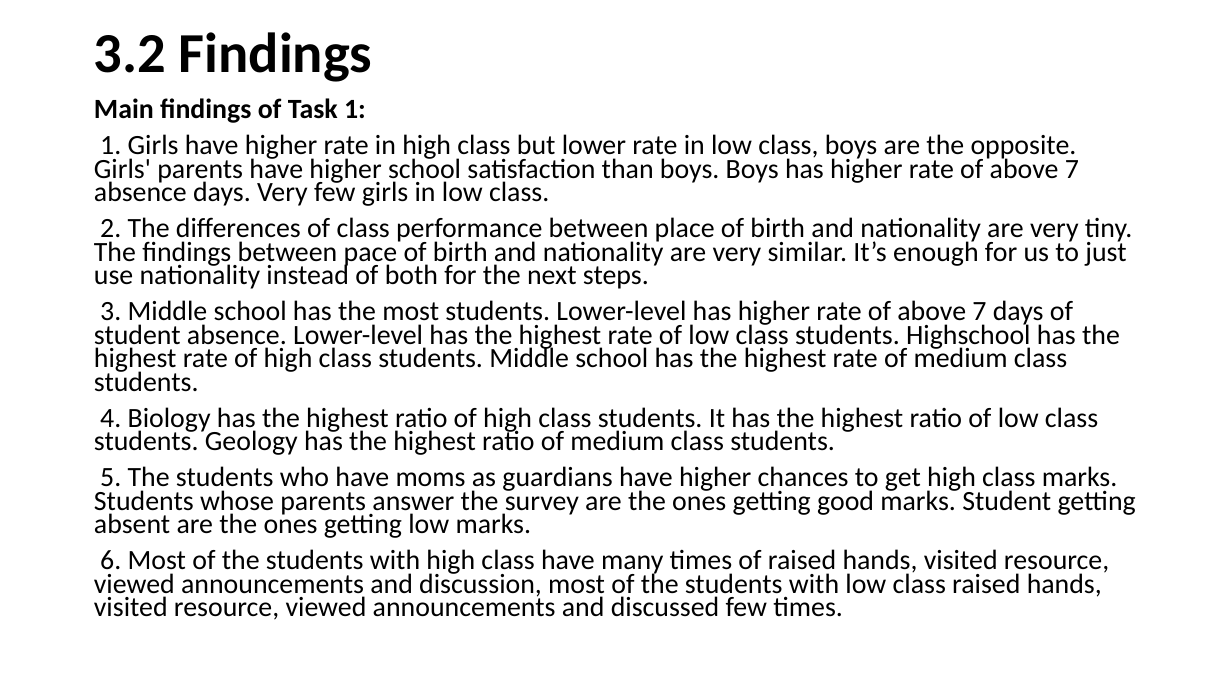
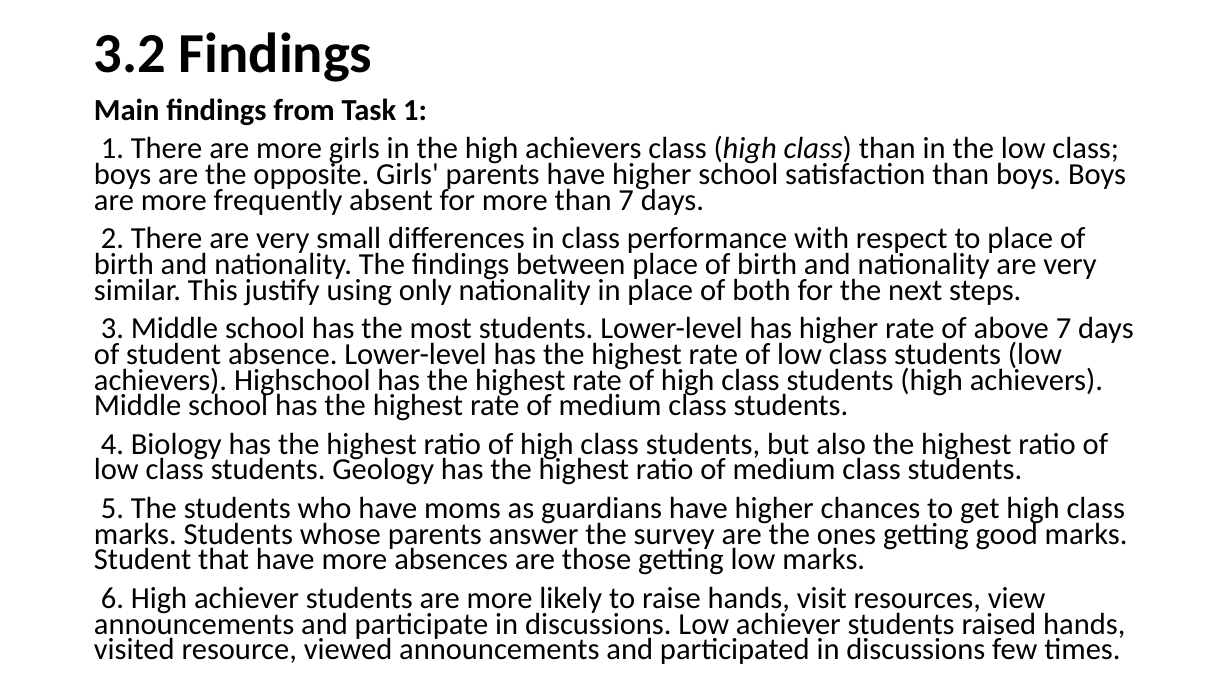
Before and after one commit to Rena-zhou/IFN702, a slide deck: slide 16 of Project presentation (presentation)- zhiying.pptx. Drawn at 1232x693 pixels with LibreOffice and Linux fonts; fonts in the diff are those of the drawing. Boxes give left, top, right and bottom in pixels: in the first picture for what was removed or moved away, otherwise in the second. Text is boxed around its words. In the diff, an @@ line names an element or a change of style, - is before the commit and + after.

```diff
--- a/Project presentation (presentation)- zhiying.pptx
+++ b/Project presentation (presentation)- zhiying.pptx
@@ text at box(94, 98, 1134, 664): text changed; size 21.7 to 23.8 pt @@
-Main findings of Task 1:
-1. Girls have higher rate in high class but lower rate in low class, boys are the opposite. Girls' parents have higher school satisfaction than boys. Boys has higher rate of above 7 absence days. Very few girls in low class.
-2. The differences of class performance between place of birth and nationality are very tiny. The findings between pace of birth and nationality are very similar. It’s enough for us to just use nationality instead of both for the next steps.
-3. Middle school has the most students. Lower-level has higher rate of above 7 days of student absence. Lower-level has the highest rate of low class students. Highschool has the highest rate of high class students. Middle school has the highest rate of medium class students.
-4. Biology has the highest ratio of high class students. It has the highest ratio of low class students. Geology has the highest ratio of medium class students.
-5. The students who have moms as guardians have higher chances to get high class marks. Students whose parents answer the survey are the ones getting good marks. Student getting absent are the ones getting low marks.
-6. Most of the students with high class have many times of raised hands, visited resource, viewed announcements and discussion, most of the students with low class raised hands, visited resource, viewed announcements and discussed few times.
+Main findings from Task 1:
+1. There are more girls in the high achievers class (high class) than in the low class; boys are the opposite. Girls' parents have higher school satisfaction than boys. Boys are more frequently absent for more than 7 days.
+2. There are very small differences in class performance with respect to place of birth and nationality. The findings between place of birth and nationality are very similar. This justify using only nationality in place of both for the next steps.
+3. Middle school has the most students. Lower-level has higher rate of above 7 days of student absence. Lower-level has the highest rate of low class students (low achievers). Highschool has the highest rate of high class students (high achievers). Middle school has the highest rate of medium class students.
+4. Biology has the highest ratio of high class students, but also the highest ratio of low class students. Geology has the highest ratio of medium class students.
+5. The students who have moms as guardians have higher chances to get high class marks. Students whose parents answer the survey are the ones getting good marks. Student that have more absences are those getting low marks.
+6. High achiever students are more likely to raise hands, visit resources, view announcements and participate in discussions. Low achiever students raised hands, visited resource, viewed announcements and participated in discussions few times.
```
Also in this commit, not shown: 3 other slides changed.
